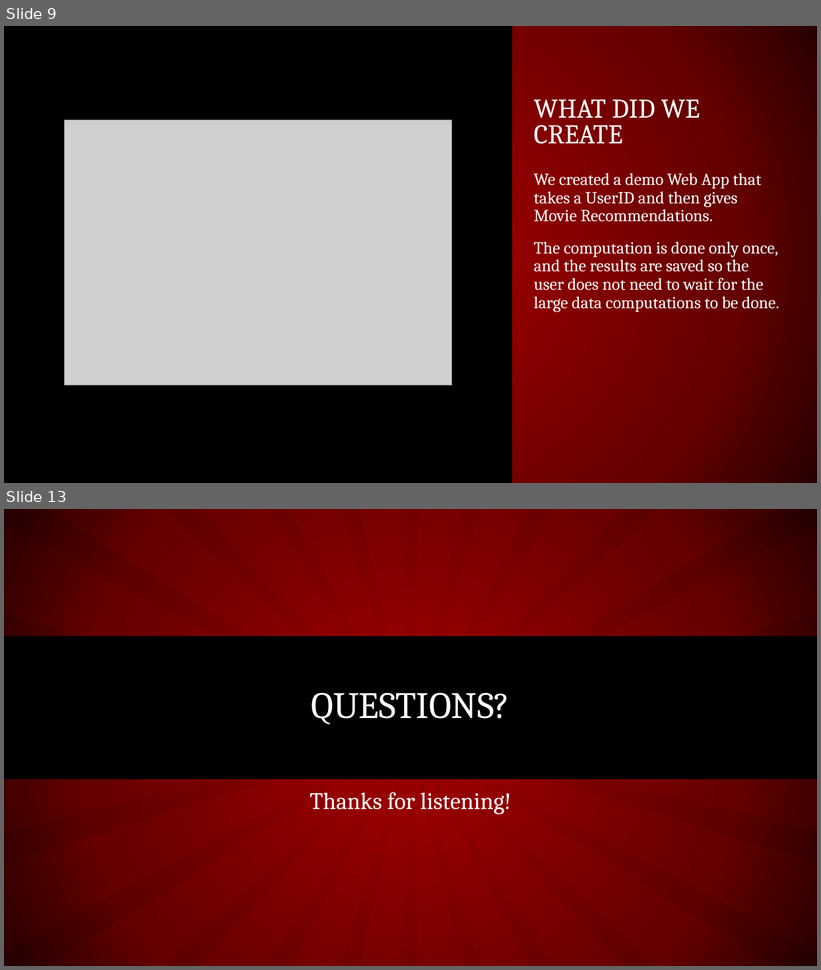
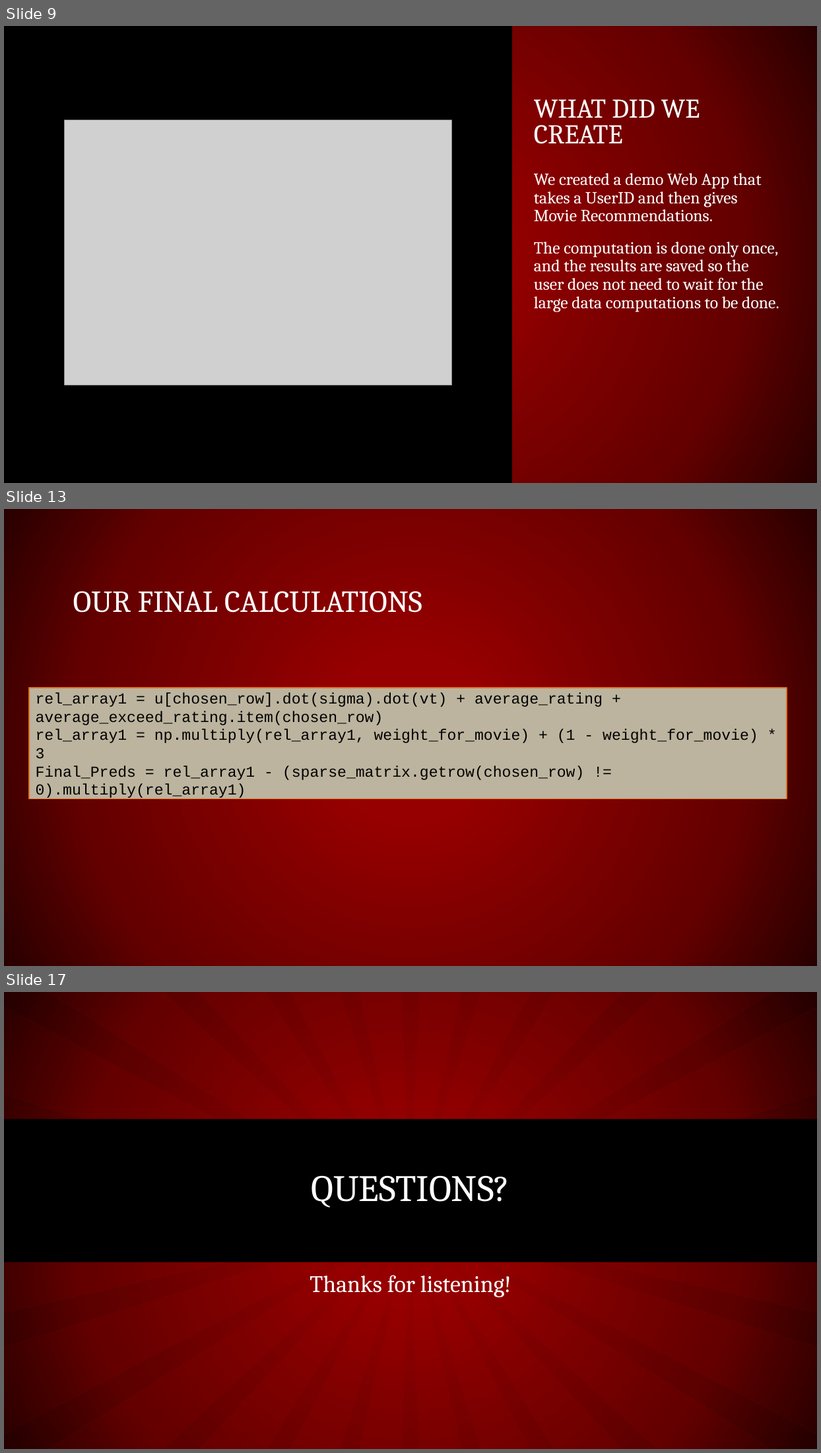
Before and after one commit to rwedoff/Recommendation-Systems-Project, a slide deck: Recommendation Systems.pptx. Shown one above the other, each under a label of ours: slides 9 and 13 before the commit, slides 9, 13 and 17 after it; the slides between them are not shown. The pictures are 821x970 and 821x1453 pixels, drawn with LibreOffice and Linux fonts; fonts in the diff are those of the drawing; grey boxes stand for pictures. Boxes give left, top, right and bottom in pixels: in the first picture for what was removed or moved away, otherwise in the second. Text is boxed around its words. In the diff, an @@ line names an element or a change of style, - is before the commit and + after.

```diff
--- a/Recommendation Systems.pptx
+++ b/Recommendation Systems.pptx
@@ slide 13 added at [4, 509, 817, 966], background gradient #960000 to #650000 to #290000 @@
@@ title added at [73, 591, 422, 613], 36 pt, text #FFFFFF @@
+OUR FINAL CALCULATIONS
@@ text added at [29, 685, 787, 803], fill #BCB49E, outline #DD7323 1.5 pt, 18 pt, text #000000 @@
+rel_array1 = u[chosen_row].dot(sigma).dot(vt) + average_rating + average_exceed_rating.item(chosen_row)
+rel_array1 = np.multiply(rel_array1, weight_for_movie) + (1 - weight_for_movie) * 3
+Final_Preds = rel_array1 - (sparse_matrix.getrow(chosen_row) != 0).multiply(rel_array1)
@@ what was slide 13 is now slide 17 @@
```
Also in this commit, not shown: 8 slides changed, 3 other slides added, 3 other files.
